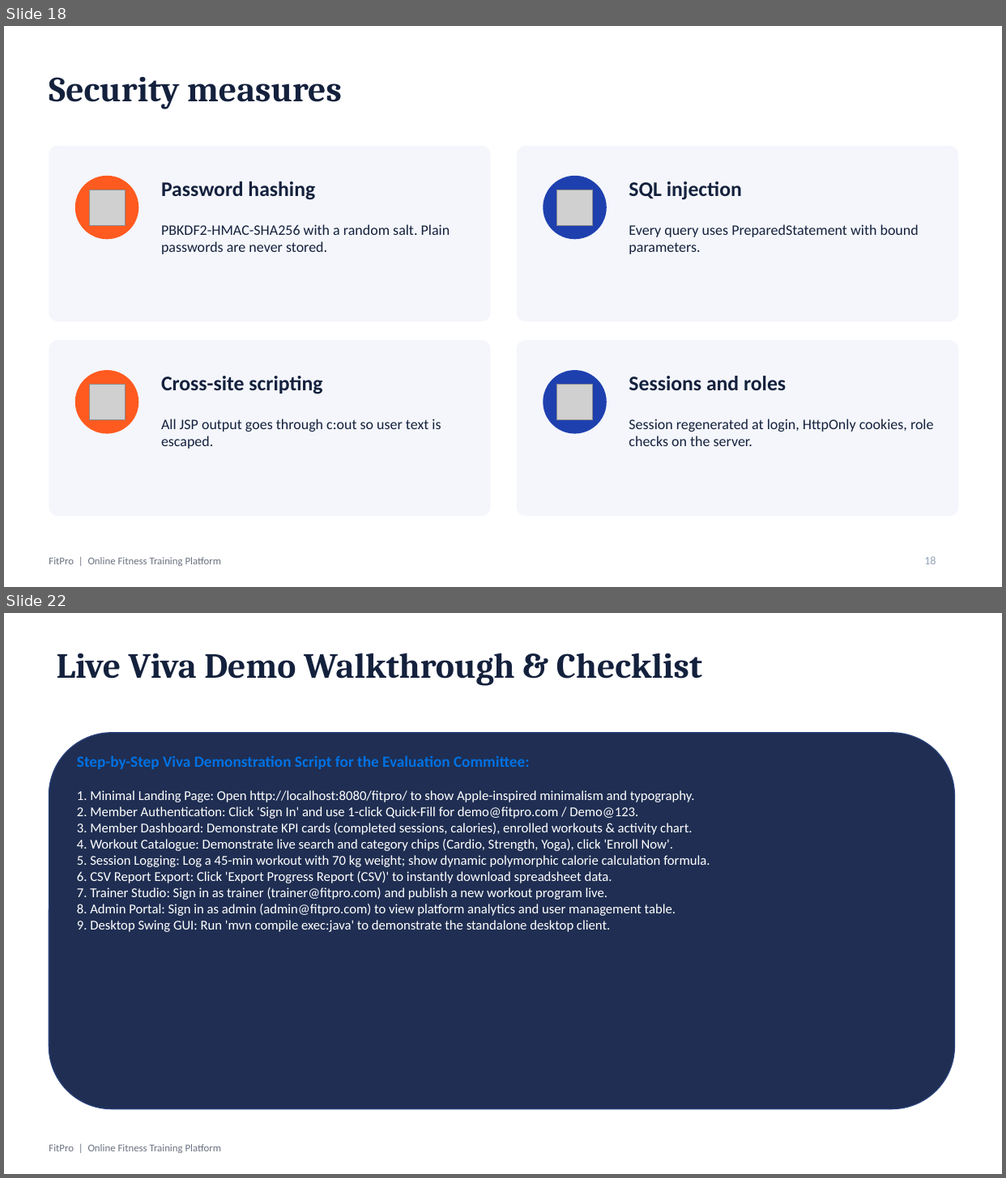
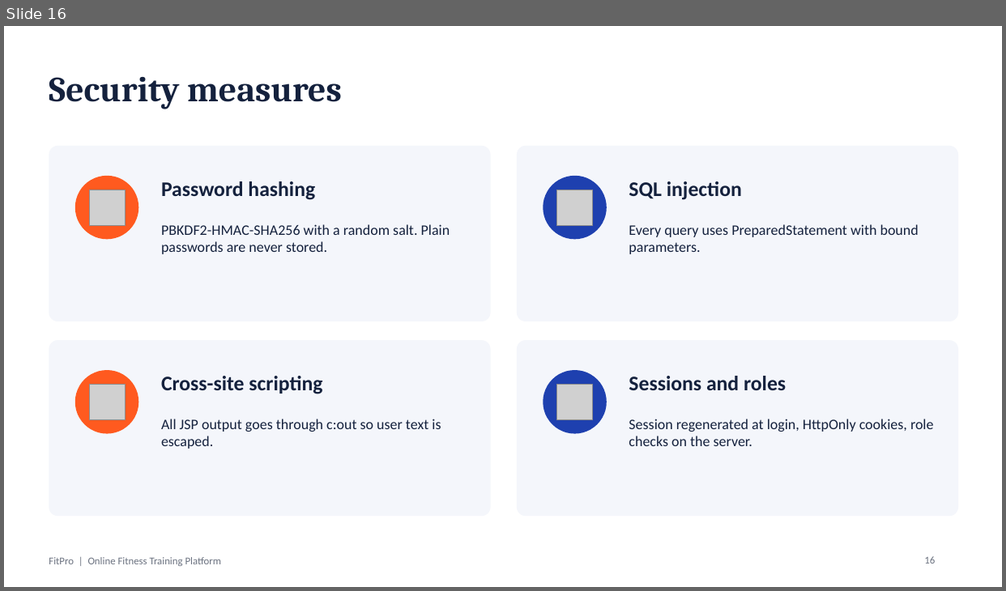
Before and after one commit to adiithakurr110/FitPro-Fitness-Platform, a slide deck: docs/FitPro_Final_Presentation.pptx. Shown one above the other, each under a label of ours: slides 18 and 22 before the commit, slide 16 after it; the slides between them are not shown. The pictures are 1006x1178 and 1006x591 pixels, drawn with LibreOffice and Linux fonts; fonts in the diff are those of the drawing; grey boxes stand for pictures. Boxes give left, top, right and bottom in pixels: in the first picture for what was removed or moved away, otherwise in the second. Text is boxed around its words. In the diff, an @@ line names an element or a change of style, - is before the commit and + after.

```diff
--- a/docs/FitPro_Final_Presentation.pptx
+++ b/docs/FitPro_Final_Presentation.pptx
@@ slide 22 removed at (4,613,1002,1174), background #FFFFFF; not listed: 1 template element that a slide beside it also shows @@
@@ title removed at (57,653,702,686) @@
-Live Viva Demo Walkthrough & Checklist
@@ rounded rectangle removed at (49,733,955,1110) @@
@@ text removed at (77,756,710,932) @@
-Step-by-Step Viva Demonstration Script for the Evaluation Committee:
-1. Minimal Landing Page: Open http://localhost:8080/fitpro/ to show Apple-inspired minimalism and typography.
-2. Member Authentication: Click 'Sign In' and use 1-click Quick-Fill for demo@fitpro.com / Demo@123.
-3. Member Dashboard: Demonstrate KPI cards (completed sessions, calories), enrolled workouts & activity chart.
-4. Workout Catalogue: Demonstrate live search and category chips (Cardio, Strength, Yoga), click 'Enroll Now'.
-5. Session Logging: Log a 45-min workout with 70 kg weight; show dynamic polymorphic calorie calculation formula.
-6. CSV Report Export: Click 'Export Progress Report (CSV)' to instantly download spreadsheet data.
-7. Trainer Studio: Sign in as trainer (trainer@fitpro.com) and publish a new workout program live.
-8. Admin Portal: Sign in as admin (admin@fitpro.com) to view platform analytics and user management table.
-9. Desktop Swing GUI: Run 'mvn compile exec:java' to demonstrate the standalone desktop client.
@@ what was slide 18 is now slide 16 @@
@@ page number at (924,557,935,564): text changed; size 11 to 10 pt; text colour #94A3B8 to #6B7280 @@
-18
+16
```
Also in this commit, not shown: 16 slides changed, 1 slide added, 5 other slides removed, 1 other file.
